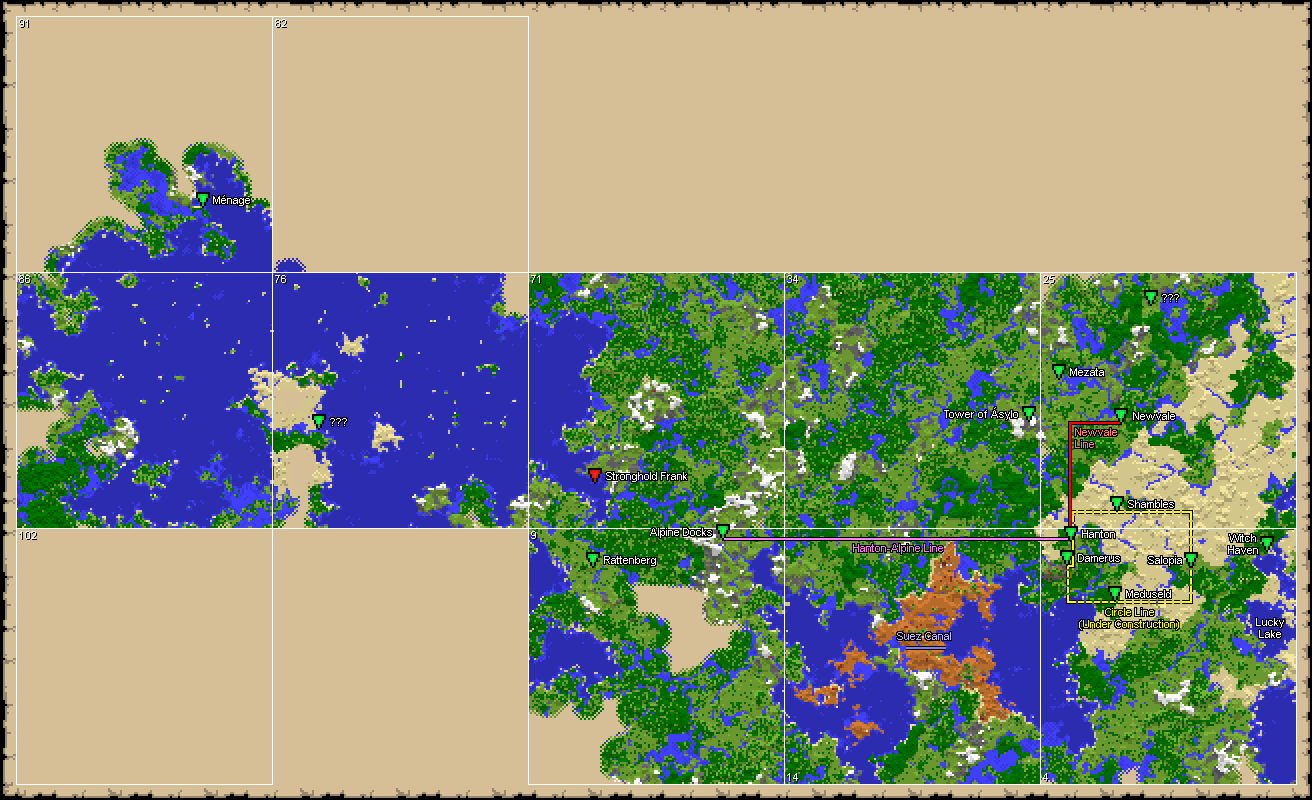
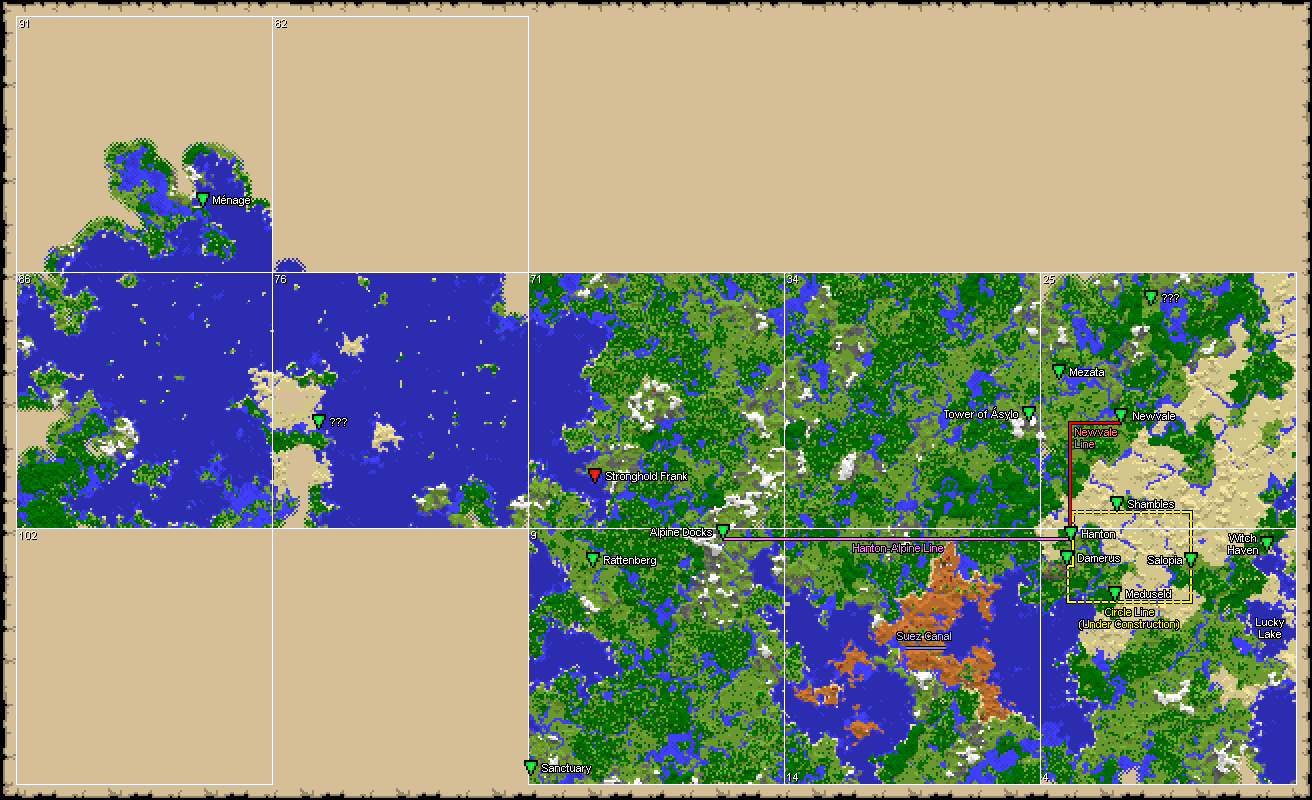
Revision of a layered (1312, 800) image; what changed, layer by layer:
added layer "Sanctuary" in group "Text" over [542, 764, 591, 774]
painted on "Text Outline" over [541, 763, 592, 775]
painted on "Custom Icons" over [524, 760, 538, 776]
moved "map_4.png" above "map_9.png", painted on it over [1066, 536, 1162, 670]
moved "map_9.png" above "map_14.png", painted on it over [528, 550, 750, 784]
moved "map_34.png" above "map_71.png", painted on it over [1022, 412, 1040, 420]
